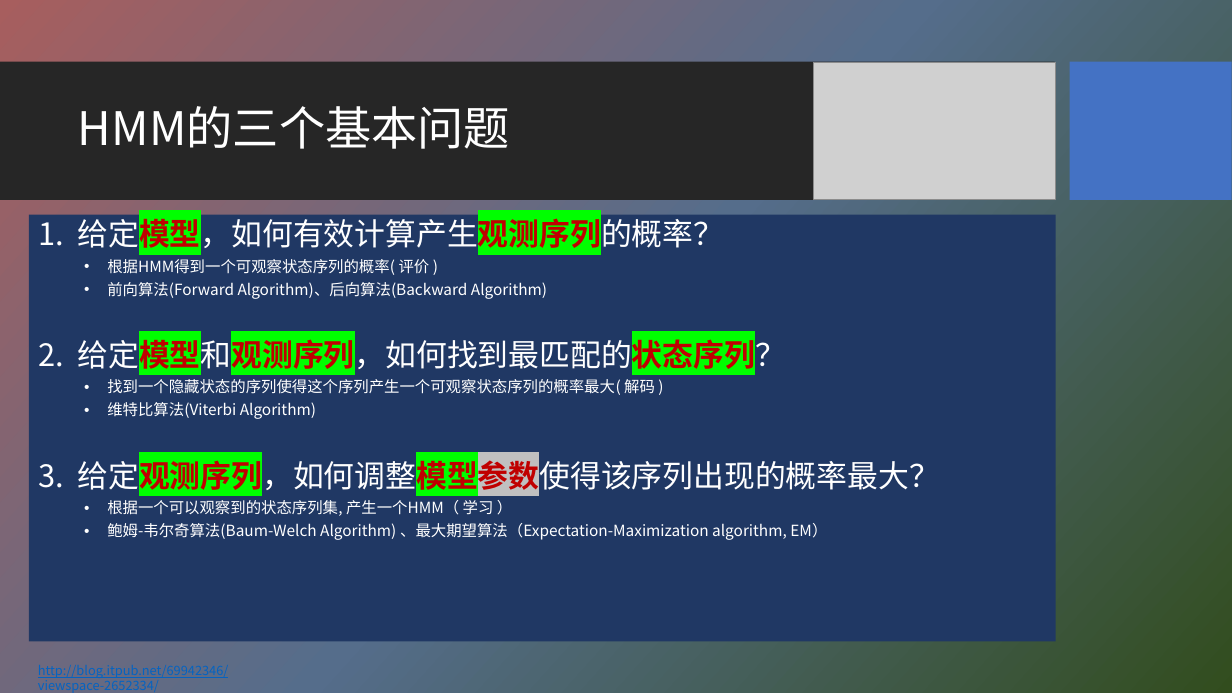
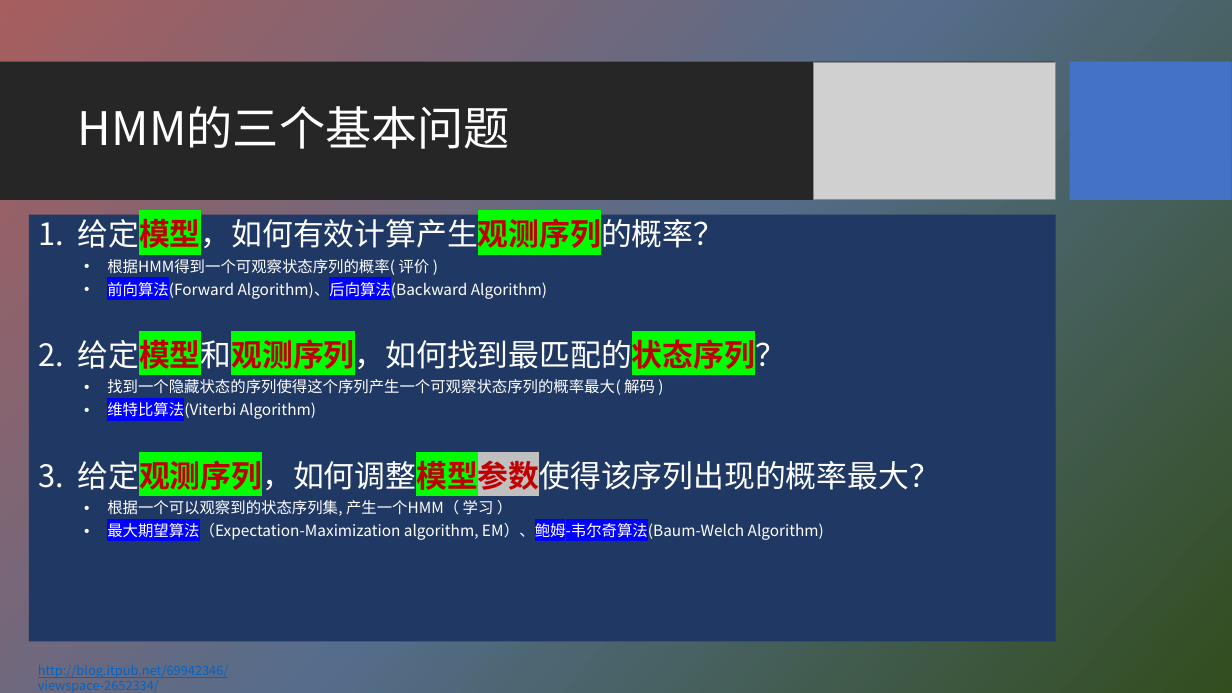
Before and after one commit to HBU/NLP_PPT, a slide deck: slide 11 of PPT-2020/ch04 隐马尔科夫模型.pptx. Drawn at 1232x693 pixels with LibreOffice and Linux fonts; fonts in the diff are those of the drawing; grey boxes stand for pictures; background and template pictures are left out. Boxes give left, top, right and bottom in pixels: in the first picture for what was removed or moved away, otherwise in the second. Text is boxed around its words. In the diff, an @@ line names an element or a change of style, - is before the commit and + after.

```diff
--- a/PPT-2020/ch04 隐马尔科夫模型.pptx
+++ b/PPT-2020/ch04 隐马尔科夫模型.pptx
@@ text at [107,279,547,420]: highlight none to #0000FF in "前向算法(Forward Algorithm)、后向算法(Backward", "维特比算法(Viterbi" @@
@@ text at [107,521,824,541]: text changed @@
-  • 鲍姆-韦尔奇算法(Baum-Welch Algorithm) 、最大期望算法（Expectation-Maximization algorithm, EM）
+  • 最大期望算法（Expectation-Maximization algorithm, EM）、鲍姆-韦尔奇算法(Baum-Welch Algorithm)
```
Also in this commit, not shown: 9 other slides changed, 1 slide added.
